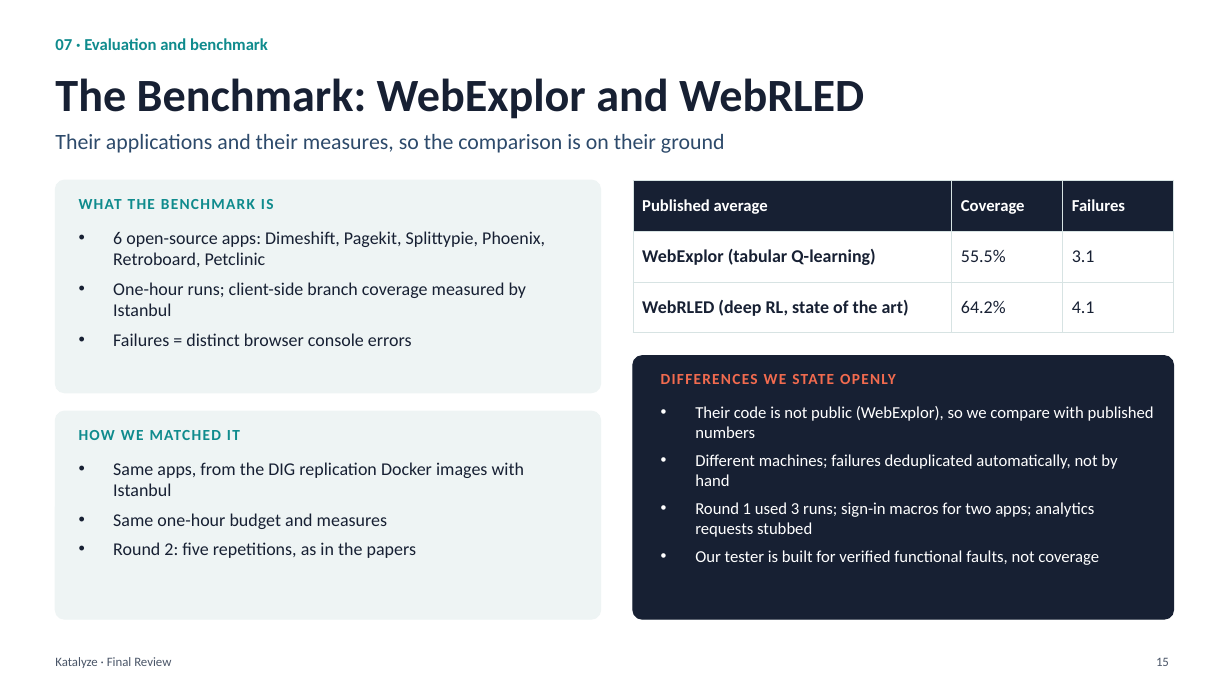
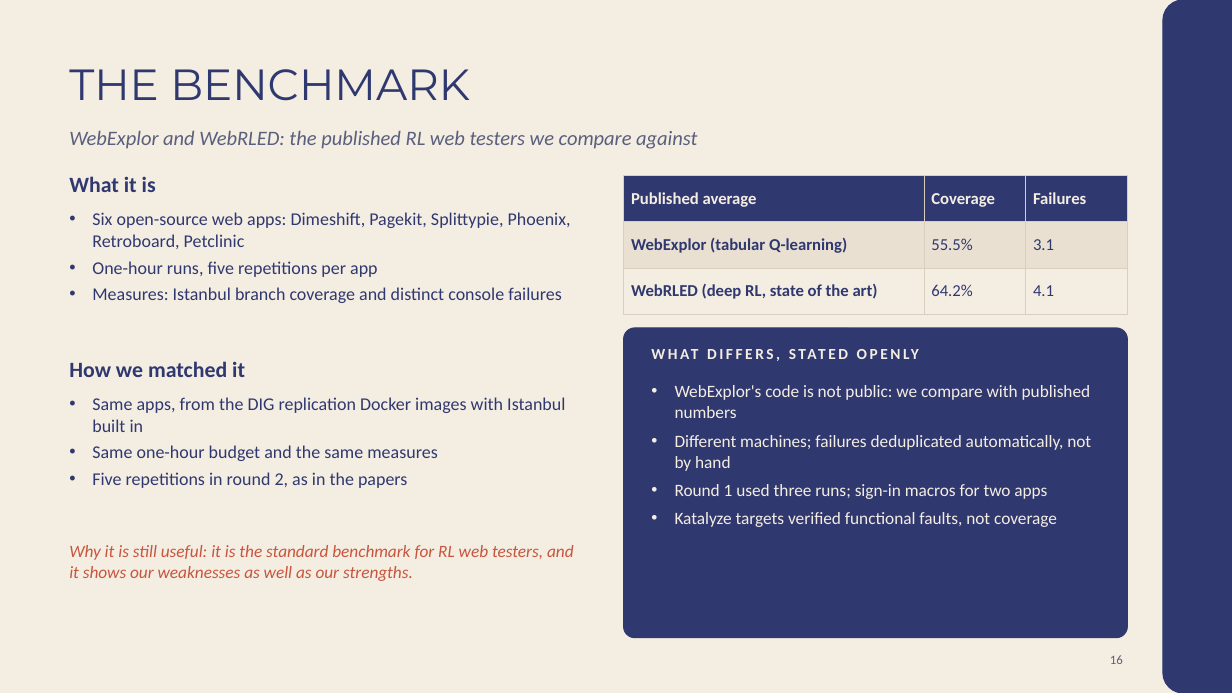
Before and after one commit to Rustlogan2k/Autonomous-web-testing-agent, a slide deck: slide 16 of Katalyze_Final_Review.pptx (slide 15 before the commit). Drawn at 1232x693 pixels with LibreOffice and Linux fonts; fonts in the diff are those of the drawing. Boxes give left, top, right and bottom in pixels: in the first picture for what was removed or moved away, otherwise in the second. Text is boxed around its words. In the diff, an @@ line names an element or a change of style, - is before the commit and + after.

```diff
--- a/Katalyze_Final_Review.pptx
+++ b/Katalyze_Final_Review.pptx
@@ background #FFFFFF to #F4EDE2 @@
@@ rounded rectangle added at box(1164, 0, 1232, 693), fill #303870, outline #303870 1 pt @@
@@ text removed at box(55, 38, 268, 50) @@
-07 · Evaluation and benchmark
@@ title at box(69, 69, 470, 101): text changed; size 36 to 34 pt; font Calibri to Montserrat; text colour #172033 to #303870; bold off @@
-The Benchmark: WebExplor and WebRLED
+THE BENCHMARK
@@ text removed at box(55, 134, 724, 153) @@
-Their applications and their measures, so the comparison is on their ground
@@ text added at box(69, 131, 697, 149), 16 pt, text #5A5F7D, italic @@
+WebExplor and WebRLED: the published RL web testers we compare against
@@ text at box(69, 176, 156, 192): text changed; size 12 to 17 pt; text colour #0F8B8D to #303870 @@
-WHAT THE BENCHMARK IS
+What it is
@@ table at box(624, 176, 1128, 303) @@
@@ fill #172033 to #303870 in row 1 @@
@@ fill none to #E9E0D2 in row 2 @@
@@ fill none to #F4EDE2 in row 3 @@
@@ text colour #FFFFFF to #F4EDE2 in "Published average", "Coverage", "Failures" @@
@@ size 14 to 13 pt, text colour #172033 to #303870 in "WebExplor (tabular Q-learning)", "55.5%", "3.1", "WebRLED (deep RL, state of the art)" and 2 more places @@
@@ borders changed @@
@@ table: place and size @@
-table at box(633, 180, 1174, 320)
+table at box(624, 176, 1128, 303)
@@ rounded rectangle removed at box(55, 180, 601, 393) @@
@@ text at box(92, 212, 571, 303): text changed; text colour #172033 to #303870 @@
-• 6 open-source apps: Dimeshift, Pagekit, Splittypie, Phoenix, Retroboard, Petclinic
-• One-hour runs; client-side branch coverage measured by Istanbul
-• Failures = distinct browser console errors
+• Six open-source web apps: Dimeshift, Pagekit, Splittypie, Phoenix, Retroboard, Petclinic
+• One-hour runs, five repetitions per app
+• Measures: Istanbul branch coverage and distinct console failures
@@ rounded rectangle: place and size @@
-rounded rectangle at box(633, 356, 1174, 619)
+rounded rectangle at box(624, 328, 1128, 638)
@@ rounded rectangle at box(624, 328, 1128, 638): fill #172033 to #303870; outline #172033 1 pt to #303870 1 pt; proportions changed @@
@@ text at box(69, 361, 245, 377): text changed; size 12 to 17 pt; text colour #0F8B8D to #303870 @@
-HOW WE MATCHED IT
+How we matched it
@@ text "WebExplor's code is not public: ...": place and size @@
-text "WebExplor's code is not public: ..." at box(695, 406, 1154, 565)
+text "WebExplor's code is not public: ..." at box(675, 385, 1091, 527)
@@ text at box(661, 374, 896, 384): text changed; text colour #F26B4F to #F4EDE2 @@
-DIFFERENCES WE STATE OPENLY
+WHAT DIFFERS, STATED OPENLY
@@ text at box(675, 385, 1091, 418): text changed; size 13 to 13.5 pt; text colour #FFFFFF to #F4EDE2 @@
-• Their code is not public (WebExplor), so we compare with published numbers
+• WebExplor's code is not public: we compare with published numbers
@@ rounded rectangle removed at box(55, 411, 601, 619) @@
@@ text at box(92, 397, 565, 488): text changed; text colour #172033 to #303870 @@
-• Same apps, from the DIG replication Docker images with Istanbul
-• Same one-hour budget and measures
-• Round 2: five repetitions, as in the papers
+• Same apps, from the DIG replication Docker images with Istanbul built in
+• Same one-hour budget and the same measures
+• Five repetitions in round 2, as in the papers
@@ text at box(675, 435, 1091, 471): size 13 to 13.5 pt, text colour #FFFFFF to #F4EDE2 in "Different machines; failures deduplicated automatically, not ..."; indent changed @@
@@ text at box(675, 484, 1057, 527): text changed; size 13 to 13.5 pt; text colour #FFFFFF to #F4EDE2 @@
-• Round 1 used 3 runs; sign-in macros for two apps; analytics requests stubbed
-• Our tester is built for verified functional faults, not coverage
+• Round 1 used three runs; sign-in macros for two apps
+• Katalyze targets verified functional faults, not coverage
@@ text added at box(69, 545, 574, 581), 13.5 pt, text #C8553D, italic @@
+Why it is still useful: it is the standard benchmark for RL web testers, and it shows our weaknesses as well as our strengths.
@@ text removed at box(55, 657, 171, 668) @@
-Katalyze · Final Review
@@ page number added at box(1110, 655, 1123, 664), 10 pt, text #5A5F7D @@
+16
@@ page number removed at box(1156, 657, 1169, 666) @@
-15
```
Also in this commit, not shown: 12 other slides changed, 16 slides added, 13 slides removed, 8 other files.
